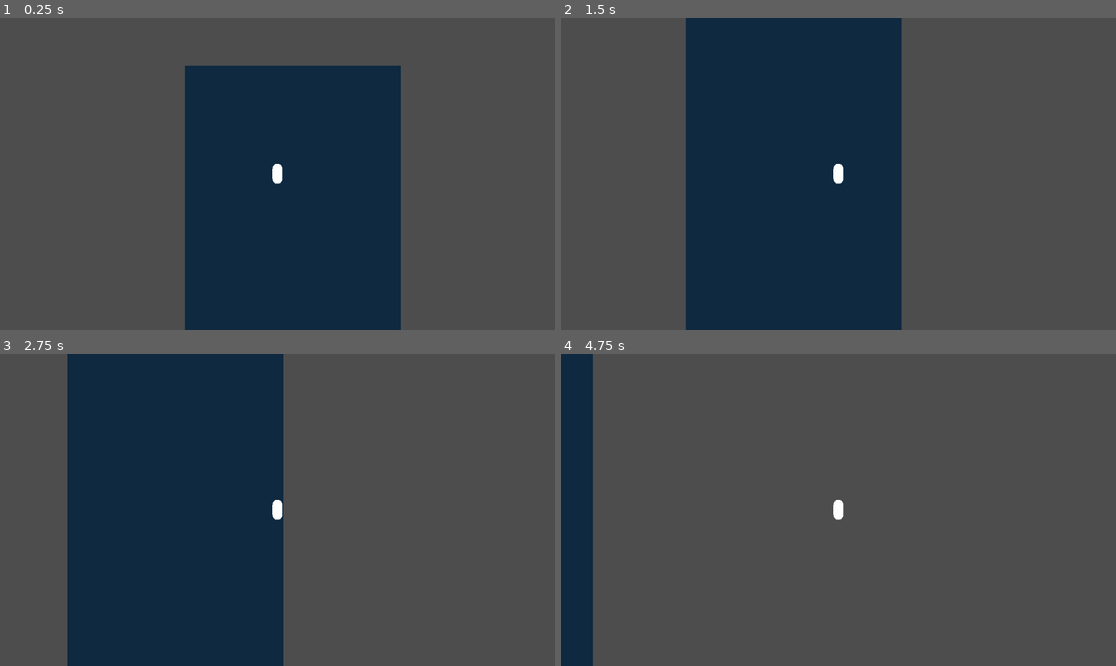
Above: before the commit, frames 1-4 (two rows, left to right).
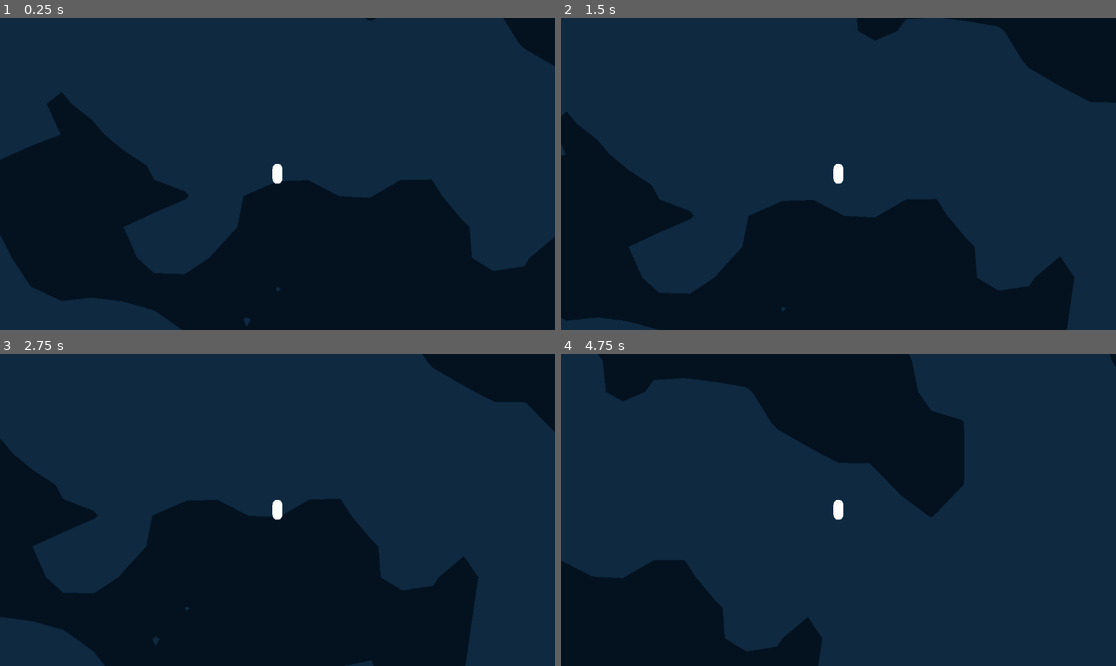
Above: after the commit, the same moments.

Repository: TrevorBuchanan/MyMarchingSquares
Game: Godot game, scene res://scenes/main.tscn
Same seed, same stepped clock (60 frames per second), same inputs: the game is played once before the commit and once after it.
Inputs:
- Up to frame 1 (0.25 s): no input
- Up to frame 2 (1.5 s): hold D (right) 0.53-1.28 s; tap Space (jump) at 0.77 s; hold A (left) from 1.28 s (still down)
- Up to frame 3 (2.75 s): tap Space (jump) at 1.52 s; release A (left) at 2.03 s; hold D (right) from 2.03 s (still down)
- Up to frame 4 (4.75 s): tap Space (jump) at 3.02, 3.77, 4.52 s; release D (right) at 3.53 s; hold A (left) from 3.53 s (still down)

The runs differ from the first frame. In frame 1, 83% of the frame differs, in the area x 0-100%, y 0-100%; in frame 2, 75%; in frame 3, 77%; in frame 4, 96%.

Commit message:
Fixing empty space triangle drawing error

Diff:
--- a/scenes/main.tscn
+++ b/scenes/main.tscn
@@ -8,7 +8,7 @@
 
 [node name="ChunksHolder" parent="." node_paths=PackedStringArray("viewer") instance=ExtResource("2_wkog7")]
 viewer = NodePath("../Player2D")
-chunk_size = 64
+chunk_size = 512
 render_distance = 3
 chunk_type = ExtResource("2_uyfdp")
 
--- a/scenes/marching_squares.tscn
+++ b/scenes/marching_squares.tscn
@@ -17,8 +17,10 @@
 point_color2 = Color(0, 0.400342, 0.889128, 1)
 line_color = Color(0.980392, 0.921569, 0.843137, 0.278431)
 marching_square_color = Color(0.0166773, 0.0733041, 0.127261, 1)
-ground_threshold = 0.72
-grid_size = 64
+ground_threshold = 0.56
+grid_size = 32
+width = 64
+height = 64
 source_position = Vector2(2.08165e-12, 2.08165e-12)
 noise = SubResource("NoiseTexture2D_dtf1j")
 show_grid = false
--- a/scripts/chunk.gd
+++ b/scripts/chunk.gd
@@ -6,11 +6,13 @@
 
 
 # Constructor
-func _init(source_pos : Vector2, chunk_scene : PackedScene, size : int):
+func _init(source_pos : Vector2, chunk_scene : PackedScene, size : int, step_size : int):
 	self.source_position = source_pos
 	self.chunk_object = chunk_scene.instantiate()
 	chunk_object.source_position = source_pos
 	chunk_object.width = size
+	chunk_object.height = size
+	chunk_object.grid_size = step_size
 
 
 # Method to get the chunk content object
--- a/scripts/chunks_manager.gd
+++ b/scripts/chunks_manager.gd
@@ -4,6 +4,7 @@
 
 @export var viewer : Node2D
 @export var chunk_size : int = 1024
+@export var step_size : int = 64
 @export var render_distance : int = 2  # In number of chunks
 @export var chunk_type : PackedScene
 
@@ -67,7 +68,7 @@
 func load_new_chuck(source_pos : Vector2) -> void:
 	# Load new chunk and save chunk
 	print(source_pos)
-	cached_chunks[source_pos] = Chunk.new(source_pos, chunk_type, chunk_size)
+	cached_chunks[source_pos] = Chunk.new(source_pos, chunk_type, chunk_size, step_size)
 	add_child(cached_chunks[source_pos].get_chunk_object())
 
 
--- a/scripts/marching_squares.gd
+++ b/scripts/marching_squares.gd
@@ -38,9 +38,10 @@
 
 	position = source_position
 	var mesh = make_marching_squares_mesh()
-	mesh_instance.mesh = mesh
-	# Generate collision shapes from the mesh
-	generate_collision_shapes(mesh)
+	if mesh:
+		mesh_instance.mesh = mesh
+		# Generate collision shapes from the mesh
+		generate_collision_shapes(mesh)
 
 
 func make_marching_squares_mesh() -> ArrayMesh:
@@ -104,10 +105,15 @@
 			i += grid_size
 		j += grid_size
 
+	# Check if empty space
+	if len(vertices) == 0 or len(indices) == 0:
+		return null
+
 	# Initialize the ArrayMesh
 	var arr_mesh = ArrayMesh.new()
 	var arrays = []
 	arrays.resize(Mesh.ARRAY_MAX)
+
 	arrays[Mesh.ARRAY_VERTEX] = vertices
 	arrays[Mesh.ARRAY_COLOR] = colors
 	arrays[Mesh.ARRAY_INDEX] = indices
